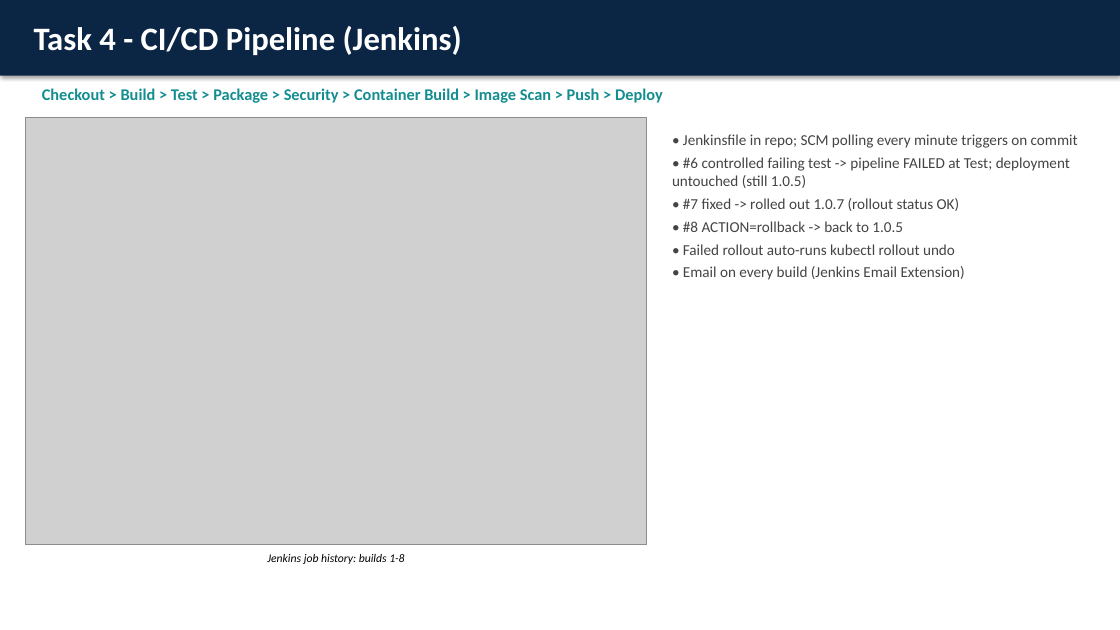
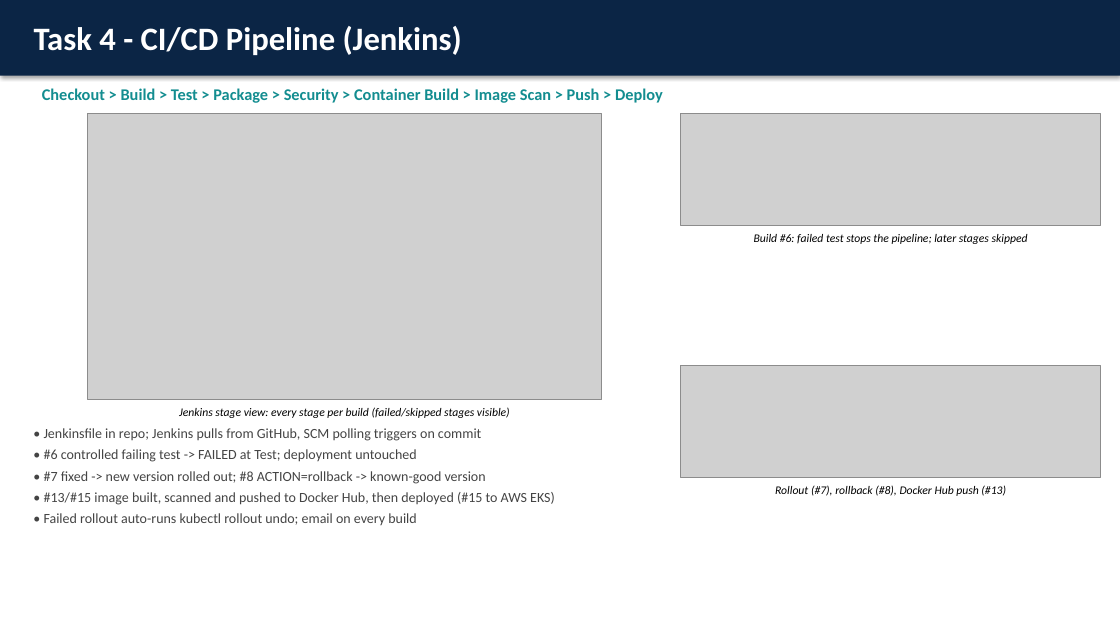
Before and after one commit to badri35/capstone, a slide deck: slide 4 of FinSecure-Pay-Capstone.pptx. Drawn at 1120x630 pixels with LibreOffice and Linux fonts; fonts in the diff are those of the drawing; grey boxes stand for pictures. Boxes give left, top, right and bottom in pixels: in the first picture for what was removed or moved away, otherwise in the second. Text is boxed around its words. In the diff, an @@ line names an element or a change of style, - is before the commit and + after.

```diff
--- a/FinSecure-Pay-Capstone.pptx
+++ b/FinSecure-Pay-Capstone.pptx
@@ picture: place and size @@
-picture at bbox=[25, 118, 647, 545]
+picture at bbox=[87, 113, 602, 399]
@@ picture added at bbox=[681, 113, 1101, 225] @@
@@ text added at bbox=[754, 234, 1028, 244], 10 pt, text #000000, italic @@
+Build #6: failed test stops the pipeline; later stages skipped
@@ picture added at bbox=[681, 365, 1101, 477] @@
@@ text at bbox=[179, 407, 510, 418]: text changed @@
-Jenkins job history: builds 1-8
+Jenkins stage view: every stage per build (failed/skipped stages visible)
@@ text at bbox=[44, 428, 555, 525]: text changed; size 13 to 12 pt @@
-• Jenkinsfile in repo; SCM polling every minute triggers on commit
-• #6 controlled failing test -> pipeline FAILED at Test; deployment untouched (still 1.0.5)
-• #7 fixed -> rolled out 1.0.7 (rollout status OK)
-• #8 ACTION=rollback -> back to 1.0.5
-• Failed rollout auto-runs kubectl rollout undo
-• Email on every build (Jenkins Email Extension)
+• Jenkinsfile in repo; Jenkins pulls from GitHub, SCM polling triggers on commit
+• #6 controlled failing test -> FAILED at Test; deployment untouched
+• #7 fixed -> new version rolled out; #8 ACTION=rollback -> known-good version
+• #13/#15 image built, scanned and pushed to Docker Hub, then deployed (#15 to AWS EKS)
+• Failed rollout auto-runs kubectl rollout undo; email on every build
@@ text added at bbox=[775, 485, 1006, 496], 10 pt, text #000000, italic @@
+Rollout (#7), rollback (#8), Docker Hub push (#13)
```
Also in this commit, not shown: 4 other slides changed, 1 slide added, 1 slide removed, 1 other file.
